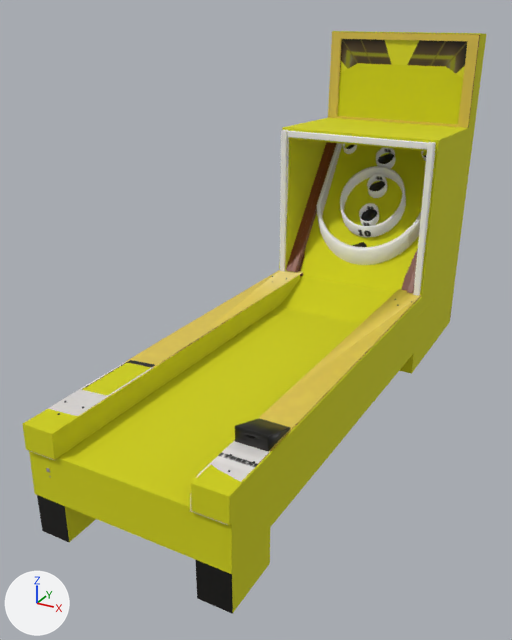
Two versions of the COLLADA model media/models/skeeball/skeeball.dae, one commit apart.
The view is the same before and after, from a camera (50 mm lens) standing at (2.45, -5.95, 2.55) and looking at (0.42, -2.27, 0.71). The axes (+X, +Y, +Z) are drawn at lower left. The lights are the same throughout. Where no turn or scale is listed for an object, it has been applied to the vertices.
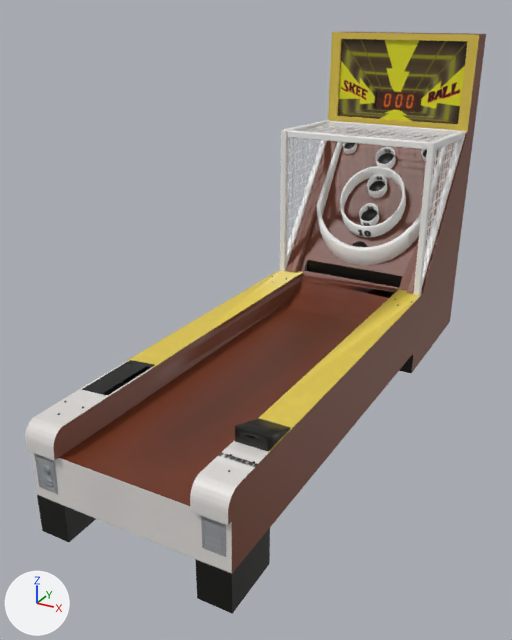
The change in detail:
me_polysurface45_001 has 4587 vertices, 7236 faces and spans x -0.01..1.17, y -3.82..0.06, z 0.0..2.37.
me_polysurface45_001 is used by ob_skeeball; location (0.0, -0.064, 0.0).
me_polysurface45_001 part 1: its shading normals changed.
Object 'Cube' (ob_cube) is deleted.
Object 'Cube_001' (ob_cube_001) is deleted.
Object 'Cube_002' (ob_cube_002) is deleted.
Object 'Cube_003' (ob_cube_003) is deleted.
Object 'Cube_004' (ob_cube_004) is deleted.
Object 'Cube_005' (ob_cube_005) is deleted.
Object 'Cube_006' (ob_cube_006) is deleted.
Object 'Cube_007' (ob_cube_007) is deleted.
Object 'Cube_008' (ob_cube_008) is deleted.
Object 'Cube_009' (ob_cube_009) is deleted.
Object 'Cube_010' (ob_cube_010) is deleted.
Object 'Cube_011' (ob_cube_011) is deleted.

Where the change shows, as pixel boxes (x1, y1, x2, y2) in the pictures (512 x 640 px):
'skeeball', shading changed: (25, 32, 486, 614) in both
'Cube', deleted (yellow): before (29, 277, 455, 574)
'Cube_007', deleted (yellow): before (301, 144, 427, 292)
'Cube_001', deleted (yellow): before (23, 275, 300, 460)
'Cube_005', deleted (yellow): before (328, 31, 486, 276)
'Cube_002', deleted (yellow): before (191, 297, 422, 525)
'Cube_004', deleted (yellow): before (420, 127, 474, 315)
'Cube_008', deleted (yellow): before (278, 275, 395, 324)
'Cube_006', deleted (yellow): before (282, 118, 473, 152)
'Cube_003', deleted (yellow): before (279, 139, 326, 271)
'Cube_010', deleted (yellow): before (232, 528, 270, 612)
'Cube_011', deleted (yellow): before (399, 308, 451, 374)
'Cube_009', deleted (yellow): before (65, 507, 96, 542)
